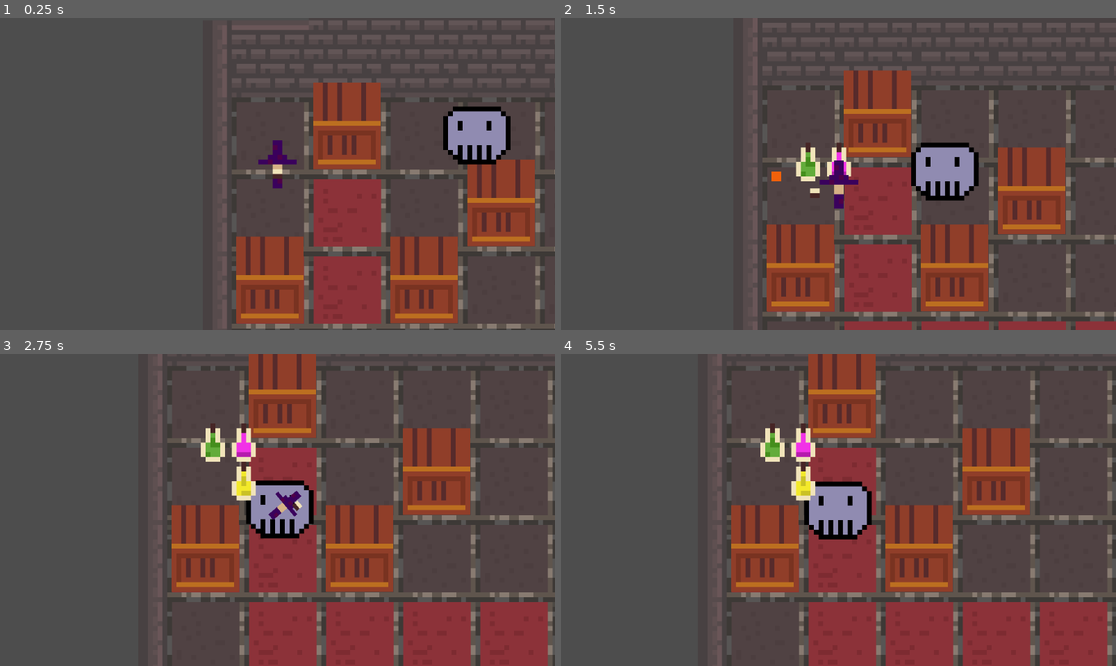
Above: before the commit, frames 1-4 (two rows, left to right).
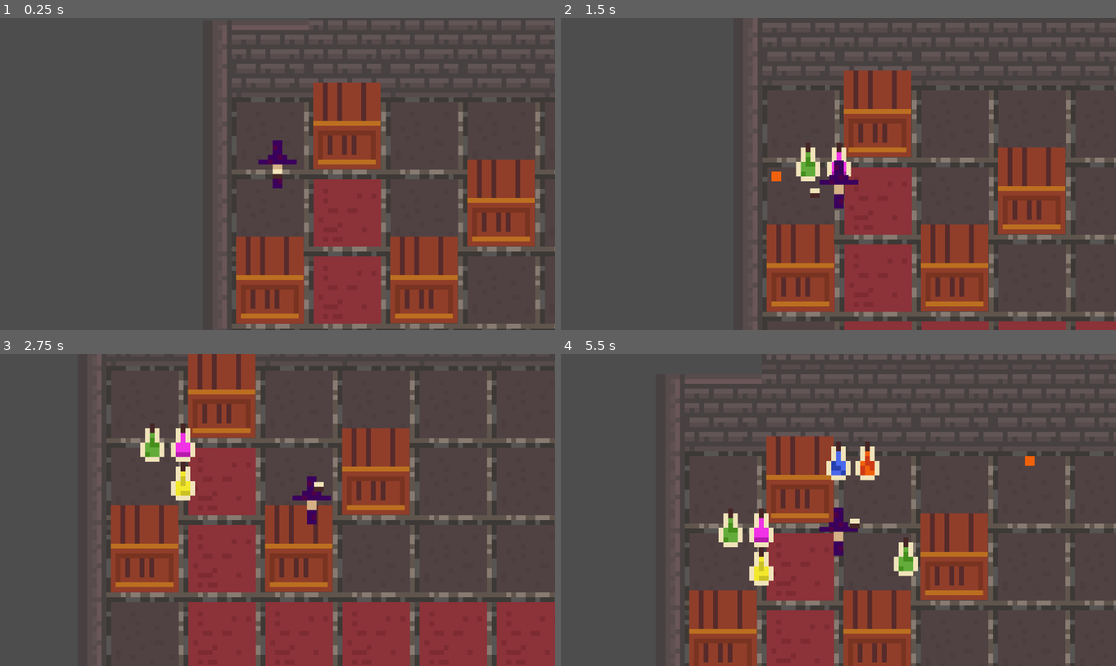
Above: after the commit, the same moments.

Repository: chluebi/ludum-dare-58
Game: Godot game, scene res://main.tscn
The game is run twice, just before and just after one commit, with the same random seed, the same clock (stepped at 60 frames per second) and the same inputs.
Inputs (mouse positions are in pixels of both pictures, inside the frame that each line leads up to):
- Up to frame 1 (0.25 s): no input
- Up to frame 2 (1.5 s): tap Enter (ui_accept) at 0.5, 0.77 s; move the mouse to (960, 158) at 0.52 s; press the mouse at (960, 158) at 0.53 s; hold D (move_right) 0.53-1.28 s; move the mouse to (727, 189) at 1.27 s; release the mouse at (727, 189) at 1.28 s; hold S (move_down) from 1.28 s (still down); click (727, 189) at 1.35 s
- Up to frame 3 (2.75 s): tap Enter (ui_accept) at 1.52 s; move the mouse to (333, 441) at 2.02 s; release S (move_down) at 2.03 s; press the mouse at (333, 441) at 2.03 s; hold D (move_right) from 2.03 s (still down)
- Up to frame 4 (5.5 s): move the mouse to (810, 572) at 2.77 s; release D (move_right) at 2.78 s; release the mouse at (810, 572) at 2.78 s; hold W (move_up) 2.78-3.53 s; click (810, 572) at 2.85 s; tap Enter (ui_accept) at 3.02, 3.77, 4.52 s; move the mouse to (1005, 556) at 3.52 s; press the mouse at (1005, 556) at 3.53 s; hold A (move_left) 3.53-5.03 s; move the mouse to (672, 463) at 4.27 s; release the mouse at (672, 463) at 4.28 s; click (672, 463) at 4.35 s; move the mouse to (866, 510) at 5.02 s; press the mouse at (866, 510) at 5.03 s; hold S (move_down) from 5.03 s (still down)

The runs differ from the first frame. In frame 1, 2.0% of the frame differs, in the area x 79-92%, y 28-47%; in frame 2, 2.0%; in frame 3, 36%; in frame 4, 38%, in the area x 20-100%, y 0-100%.

Commit message:
continuous enemy spawning

Diff:
--- a/enemy.tscn
+++ b/enemy.tscn
@@ -1,5 +1,6 @@
-[gd_scene load_steps=5 format=3 uid="uid://dog1poe2ison0"]
+[gd_scene load_steps=6 format=3 uid="uid://dog1poe2ison0"]
 
+[ext_resource type="Script" uid="uid://dn6lltdaw57cg" path="res://enemy.gd" id="1_4gyqm"]
 [ext_resource type="Texture2D" uid="uid://duiwgdhqxy3p0" path="res://skull.png" id="1_7k104"]
 
 [sub_resource type="SpriteFrames" id="SpriteFrames_4gyqm"]
@@ -20,6 +21,7 @@
 radius = 94.13288
 
 [node name="Enemy" type="CharacterBody2D"]
+script = ExtResource("1_4gyqm")
 
 [node name="AnimatedSprite2D" type="AnimatedSprite2D" parent="."]
 scale = Vector2(10, 10)
--- /dev/null
+++ b/enemy_spawner.gd
@@ -0,0 +1,25 @@
+extends Node2D
+
+const SPAWN_INTERVAL = 5.0
+const ALLOWED_REGION = Rect2(0,0,2400, 1500)
+const ENEMY_SCENE = preload("res://enemy.tscn")
+@onready var player = $"../player"
+var camera_region = Rect2(0,0,1152,648)
+var spawn_timer = 0
+
+func spawn_enemy(pos):
+	var enemy = ENEMY_SCENE.instantiate()
+	enemy.position = pos
+	get_parent().add_child.call_deferred(enemy)
+
+func _process(delta: float) -> void:
+	spawn_timer += delta
+	if spawn_timer >= SPAWN_INTERVAL:
+		camera_region.position = player.position - camera_region.size / 2
+		var x = randf_range(ALLOWED_REGION.position.x, ALLOWED_REGION.end.x)
+		var y = randf_range(ALLOWED_REGION.position.y, ALLOWED_REGION.end.y)
+		if camera_region.has_point(Vector2(x,y)):
+			print("illegal spawn")
+		else:
+			spawn_timer -= SPAWN_INTERVAL
+			spawn_enemy(Vector2(x,y))
--- a/fireball.gd
+++ b/fireball.gd
@@ -9,6 +9,7 @@
 var timer = 0.0
 var big = false
 var animation_frame = 0
+var damage = 10
 @onready var SPRITE = $sprite
 static var PARTICLE_SCENE = preload("res://fireball_particles.tscn")
 
@@ -39,7 +40,7 @@
 
 func on_collision(body):
 	if "health" in body:
-		body.health.take_damage(10)
+		body.health.take_damage(damage)
 	var particles = PARTICLE_SCENE.instantiate()
 	particles.position = position
 	particles.direction = direction
--- a/main.tscn
+++ b/main.tscn
@@ -1,12 +1,11 @@
-[gd_scene load_steps=10 format=4 uid="uid://bpype5vdrgnek"]
+[gd_scene load_steps=9 format=4 uid="uid://bpype5vdrgnek"]
 
 [ext_resource type="Texture2D" uid="uid://b75j101henfac" path="res://test_background.png" id="1_ig7tw"]
 [ext_resource type="PackedScene" uid="uid://c4vun81r65hwg" path="res://player.tscn" id="2_0xm2m"]
 [ext_resource type="Texture2D" uid="uid://bw4v2c3mih1f1" path="res://floor1(5).png" id="2_272bh"]
 [ext_resource type="Script" uid="uid://rnjhn3gu636t" path="res://tile_map_layer.gd" id="3_272bh"]
-[ext_resource type="PackedScene" uid="uid://nhwhlhpm51nv" path="res://crate.tscn" id="4_1bvp3"]
-[ext_resource type="PackedScene" uid="uid://dog1poe2ison0" path="res://enemy.tscn" id="5_lquwl"]
-[ext_resource type="Script" uid="uid://dn6lltdaw57cg" path="res://enemy.gd" id="6_7mycd"]
+[ext_resource type="PackedScene" path="res://crate.tscn" id="4_1bvp3"]
+[ext_resource type="Script" uid="uid://cbnnke38dp7y2" path="res://enemy_spawner.gd" id="8_5vw27"]
 
 [sub_resource type="TileSetAtlasSource" id="TileSetAtlasSource_5vw27"]
 texture = ExtResource("2_272bh")
@@ -68,6 +67,5 @@
 [node name="Crate4" parent="." instance=ExtResource("4_1bvp3")]
 position = Vector2(1.5258789e-05, 320)
 
-[node name="Enemy" parent="." instance=ExtResource("5_lquwl")]
-position = Vector2(560, 80)
-script = ExtResource("6_7mycd")
+[node name="enemy_spawner" type="Node2D" parent="."]
+script = ExtResource("8_5vw27")
--- a/player.gd
+++ b/player.gd
@@ -33,6 +33,7 @@
 	fireball.direction = aim_direction
 	if big_fire:
 		fireball.big = true
+		fireball.damage *= 2
 	get_parent().add_child(fireball)
 # Called every frame. 'delta' is the elapsed time since the previous frame.
 func _process(delta):
Not shown, added: enemy_spawner.gd.uid
